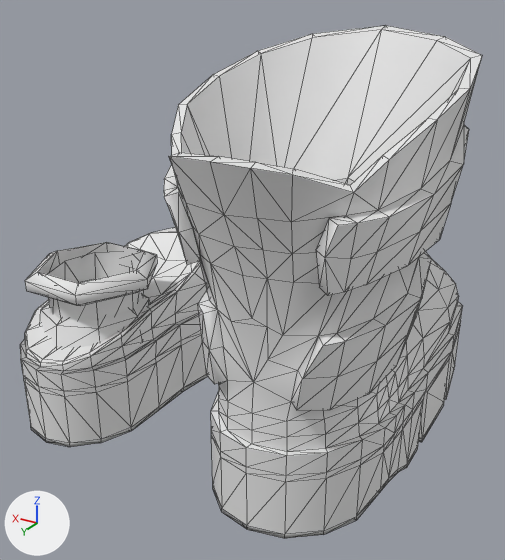
A saved change to the glTF model assets/DC_niftyblocksmith/feet/niftyblocksmith_boots_feet/F_niftyblocksmith_boots.glb.
Before and after are seen from a 50 mm camera at (-0.276, 0.383, 0.321) aimed at (-0.022, -0.041, 0.109). The lights are fixed; the arrows at lower left show +X, +Y and +Z. Mesh edges are drawn as thin lines. Where no turn or scale is listed for an object, it has been applied to the vertices. Vertices at the same position are counted once.

Before the edit, the objects in view are built like this:
```python
mat_m_bs_boots = bpy.data.materials.new('M_BS_boots')
mat_m_bs_boots.use_nodes = True; mat_m_bs_boots.node_tree.nodes.clear()
_N = mat_m_bs_boots.node_tree.nodes; _L = mat_m_bs_boots.node_tree.links
n0 = _N.new('ShaderNodeBsdfPrincipled'); n0.name = 'Principled BSDF'
n1 = _N.new('ShaderNodeOutputMaterial'); n1.name = 'Material Output'
n2 = _N.new('ShaderNodeMix'); n2.name = 'Mix'
n2.data_type = 'RGBA'
n2.blend_type = 'MULTIPLY'
n2.inputs[0].default_value = 1.0  # 'Factor'
n2.inputs[7].default_value = (0.8, 0.8, 0.8, 1.0)  # 'B', white #e7e7e7
n3 = _N.new('ShaderNodeVertexColor'); n3.name = 'Color Attribute'
_L.new(n0.outputs[0], n1.inputs[0])  # 'BSDF' to 'Surface'
_L.new(n2.outputs[2], n0.inputs[0])  # 'Result' to 'Base Color'
_L.new(n3.outputs[0], n2.inputs[6])  # 'Color' to 'A'
me_all_03_001 = bpy.data.meshes.new('all_03.001')
me_all_03_001.from_pydata(...)  # 808 vertices, 1576 faces; spans x -0.177..0.148, y -0.224..0.113, z -0.005..0.292
me_all_03_001.materials.append(mat_m_bs_boots)
ob_bs_boots = bpy.data.objects.new('BS_boots', me_all_03_001)
ob_bs_boots.location = (0.0, 0.0, 0.0)
```
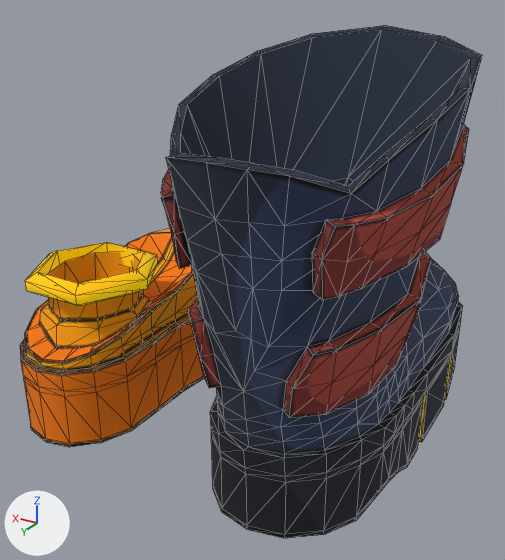
Changed parts and their boxes [x1, y1, x2, y2] in the pictures (505 x 560 px; the box of a moved part takes in the faces that stretch with it):
'BS_boots', surface changed, reshaped: [20, 25, 482, 538] in both
part 1 of me_all_03_001, moved or reshaped: before [164, 121, 451, 481]; after [161, 121, 451, 482]
part 2 of me_all_03_001, surface changed: [20, 25, 482, 538] in both

What changed in the scene script:
```text
Add img_blocksmith_v08_lambert4_basecolor:
    img_blocksmith_v08_lambert4_basecolor = load_image('blocksmith_v08_lambert4_BaseColor', '_unpacked/blocksmith_v08_lambert4_BaseColor', 512, 512, 'sRGB')
Add img_blocksmith_v07_lambert4_emissive:
    img_blocksmith_v07_lambert4_emissive = load_image('blocksmith_v07_lambert4_Emissive', '_unpacked/blocksmith_v07_lambert4_Emissive', 512, 512, 'sRGB')
Change mat_m_bs_boots:
    where n0 = _N.new('ShaderNodeBsdfPrincipled'); n0.name = 'Principled BSDF'
    add n0.inputs[2].default_value = 1.0  # 'Roughness'
    add n0.inputs[28].default_value = 1.0  # 'Emission Strength'
    add n4 = _N.new('ShaderNodeTexImage'); n4.name = 'Image Texture'
    add n4.image = img_blocksmith_v07_lambert4_emissive
    where n2 = _N.new('ShaderNodeMix'); n2.name = 'Mix'
    remove n2.inputs[7].default_value = (0.8, 0.8, 0.8, 1.0)  # 'B', white #e7e7e7
    add n5 = _N.new('ShaderNodeTexImage'); n5.name = 'Image Texture.001'
    add n5.image = img_blocksmith_v08_lambert4_basecolor
    where n3 = _N.new('ShaderNodeVertexColor'); n3.name = 'Color Attribute'
    remove _L.new(n3.outputs[0], n2.inputs[6])  # 'Color' to 'A'
    add _L.new(n4.outputs[0], n0.inputs[27])  # 'Color' to 'Emission Color'
    add _L.new(n3.outputs[0], n2.inputs[7])  # 'Color' to 'B'
    add _L.new(n5.outputs[0], n2.inputs[6])  # 'Color' to 'A'
Change me_all_03_001:
    used by ob_bs_boots; location = (0.0, 0.0, 0.0)
    remove me_all_03_001.from_pydata(...)  # 808 vertices, 1576 faces; spans x -0.177..0.148, y -0.224..0.113, z -0.005..0.292
    add me_all_03_001.from_pydata(...)  # 808 vertices, 1576 faces; spans x -0.177..0.148, y -0.224..0.116, z -0.005..0.292
    me_all_03_001 part 1: 123 of 808 vertices moved; they spanned x -0.164..-0.02, y -0.006..0.113, z 0.045..0.243 and now span x -0.164..-0.02, y -0.005..0.116, z 0.045..0.243; mean shift (0.0, 0.006, 0.0); largest move (-0.096, 0.082, 0.147) -> (-0.096, 0.099, 0.147)
    me_all_03_001 part 2: texture (UV) coordinates of 1576 of 1576 faces, centred in x -0.173..0.147, y -0.221..0.107, z -0.004..0.289, changed; they spanned u -0.05..3.87, v 0.0..1.0 and now span u 0.0..1.0, v 0.0..1.0
```
